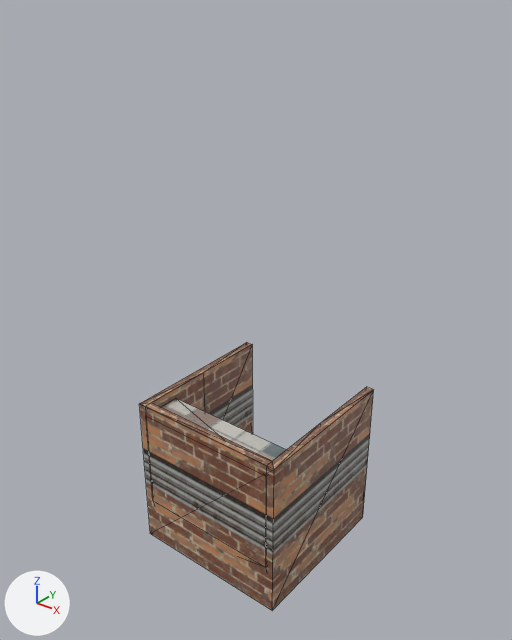
Two versions of the COLLADA model Templates/BaseGame/game/data/Prototyping/tileset/tileStart.dae, one commit apart.
One viewpoint serves both versions: a 50 mm camera at (11.31, -16.77, 13.86) aimed at (-0.07, -2.54, 5.04). The lights are fixed; the arrows at lower left show +X, +Y and +Z. Mesh edges are drawn as thin lines.
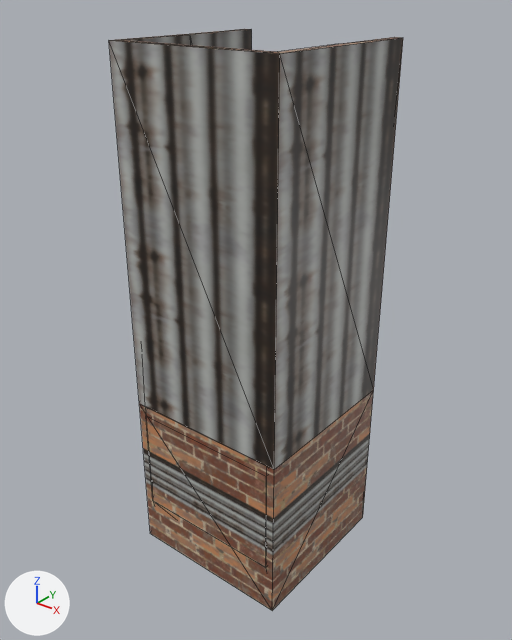
Commit message: make start tile more distinctive

The change in detail:
me_cube_009 is used by ob_cube; location (0.0, 0.0, 0.0).
me_cube_009 had 28 vertices, 53 faces and spanned x -2.5..2.5, y -5.01..-0.01, z -2.5..2.5.
me_cube_009 now has 40 vertices, 73 faces and spans x -2.5..2.5, y -5.01..-0.01, z -2.5..12.5.
Part 1, on me_cube_009:
24 faces are deleted.
2 vertices are added at (-2.25, -5.01, 12.5), (2.25, -5.01, 12.5).
10 new vertices lie (0.0, 0.0, 10.0) away from vertices in x -2.5..2.5, y -5.01..-0.01, z 2.5.
44 new faces join them.

Location of each change, (x1, y1, x2, y2) in pixels of the pictures (512 x 640 px):
'Cube', reshaped (25% wider, 116% taller)
    before: (139, 342, 374, 611)
    after: (109, 29, 403, 611)
part 1 of me_cube_009, built on
    before: (139, 342, 373, 610)
    after: (109, 29, 403, 610)
